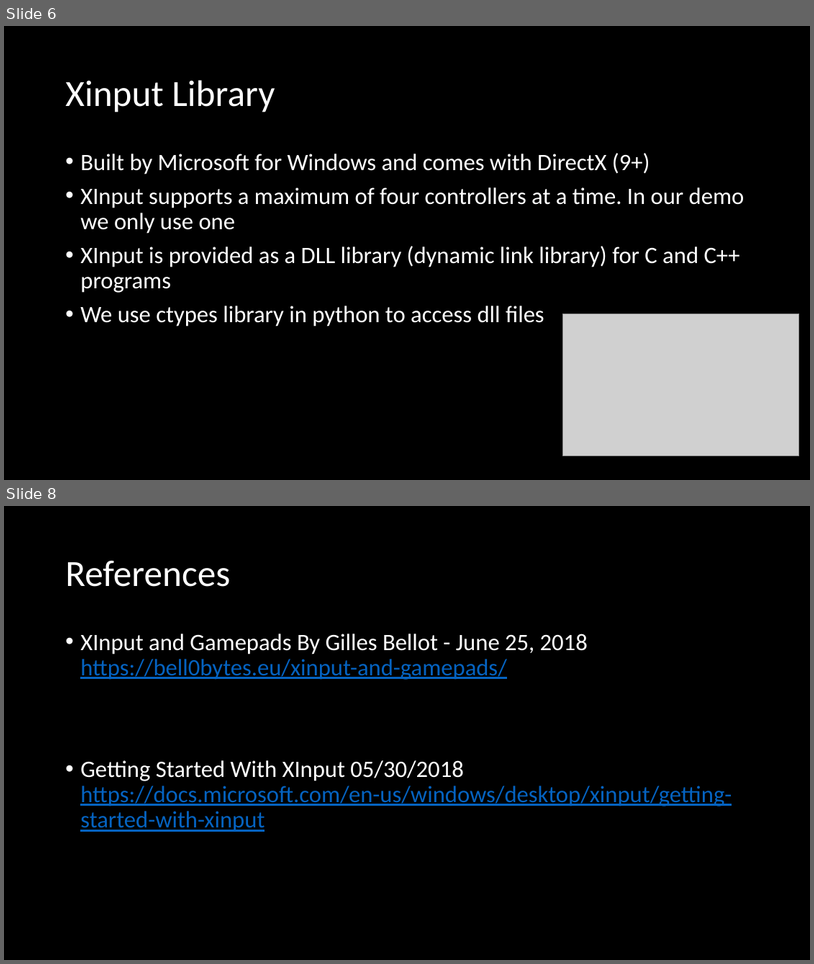
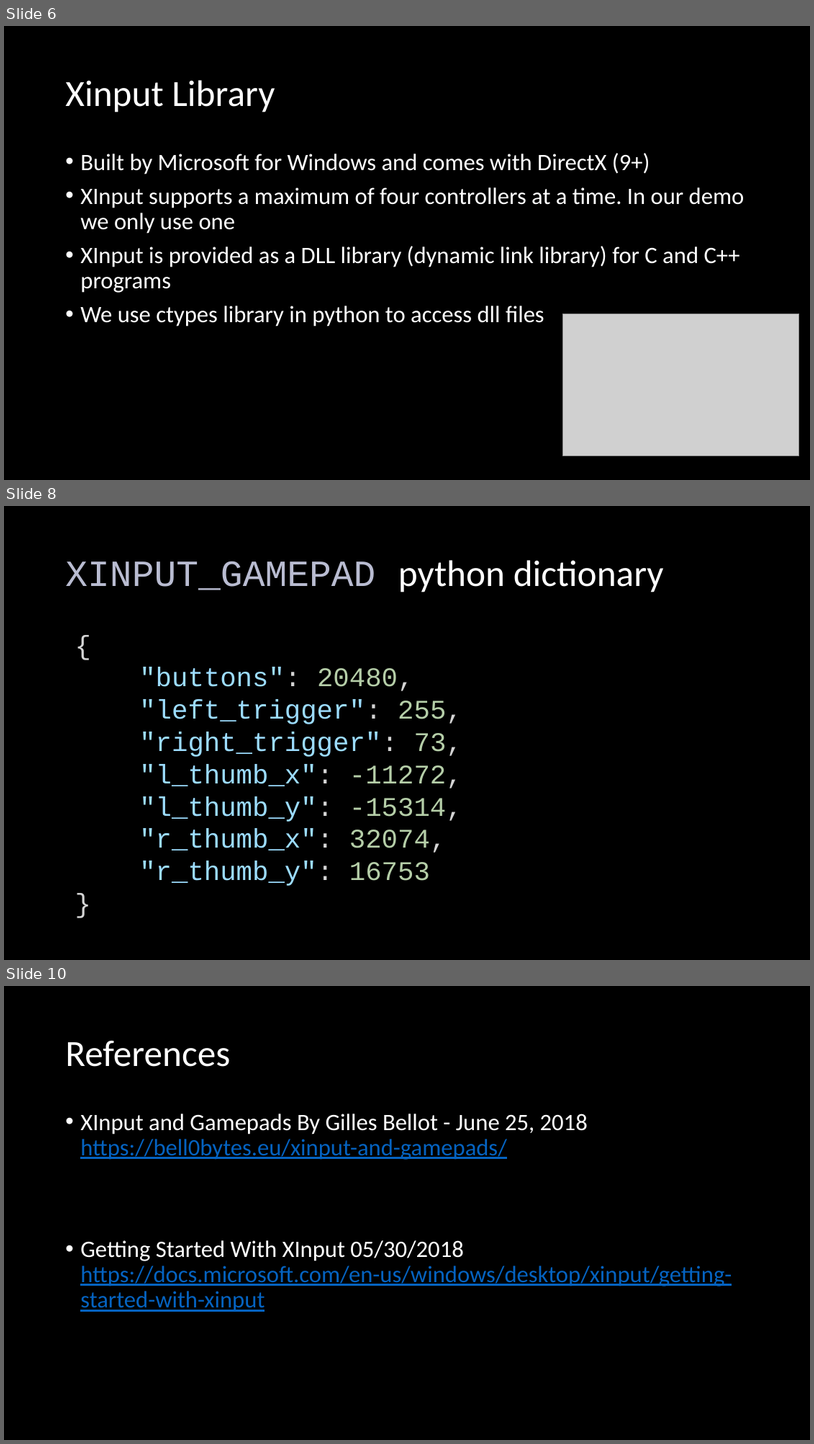
Before and after one commit to CozmoRobots/joystick, a slide deck: Xbox One Controller.pptx. Shown one above the other, each under a label of ours: slides 6 and 8 before the commit, slides 6, 8 and 10 after it; the slides between them are not shown. The pictures are 814x964 and 814x1444 pixels, drawn with LibreOffice and Linux fonts; fonts in the diff are those of the drawing; grey boxes stand for pictures. Boxes give left, top, right and bottom in pixels: in the first picture for what was removed or moved away, otherwise in the second. Text is boxed around its words. In the diff, an @@ line names an element or a change of style, - is before the commit and + after.

```diff
--- a/Xbox One Controller.pptx
+++ b/Xbox One Controller.pptx
@@ slide 8 added at box(4, 506, 810, 960), background #000000 @@
@@ title added at box(65, 560, 664, 592), 44 pt, text #FFFFFF @@
+XINPUT_GAMEPAD python dictionary
@@ text added at box(139, 667, 463, 885), 32 pt, text #9CDCFE @@
+{
+"buttons": 20480,
+"left_trigger": 255,
+"right_trigger": 73,
+"l_thumb_x": -11272,
+"l_thumb_y": -15314,
+"r_thumb_x": 32074,
+"r_thumb_y": 16753
+}
@@ what was slide 8 is now slide 10 @@
```
Also in this commit, not shown: 1 slide changed, 1 other slide added.
